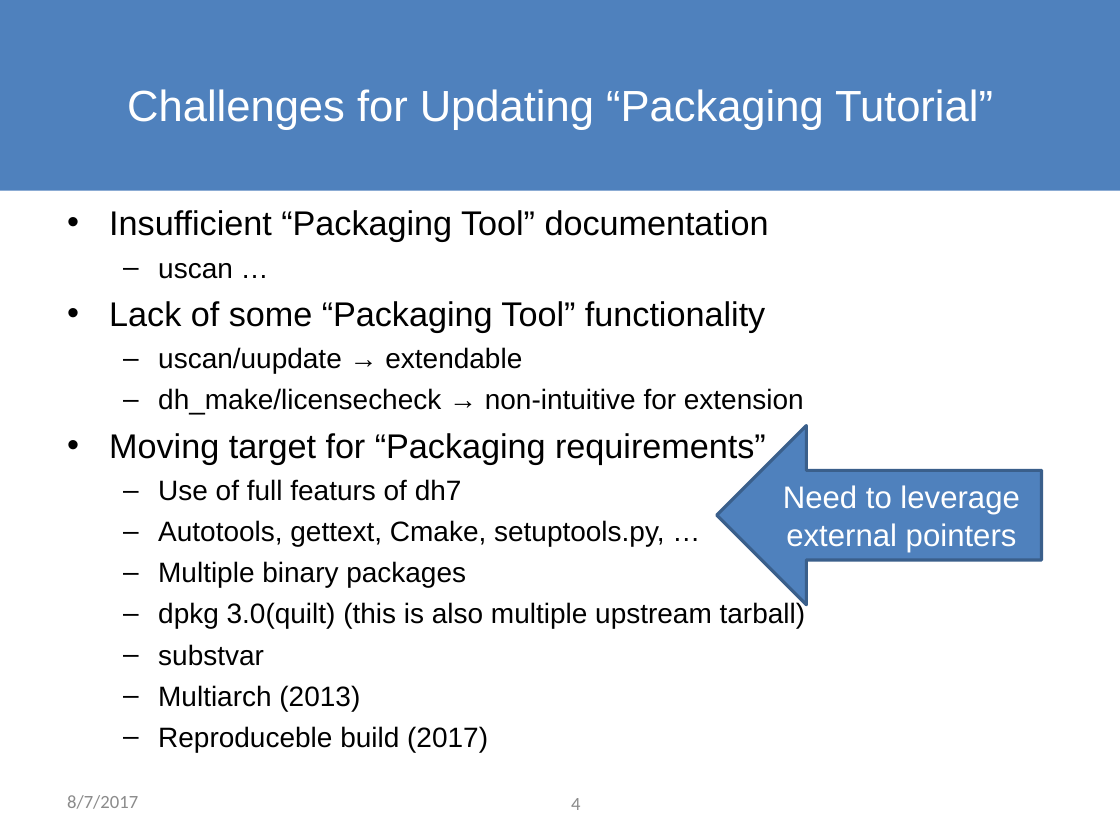
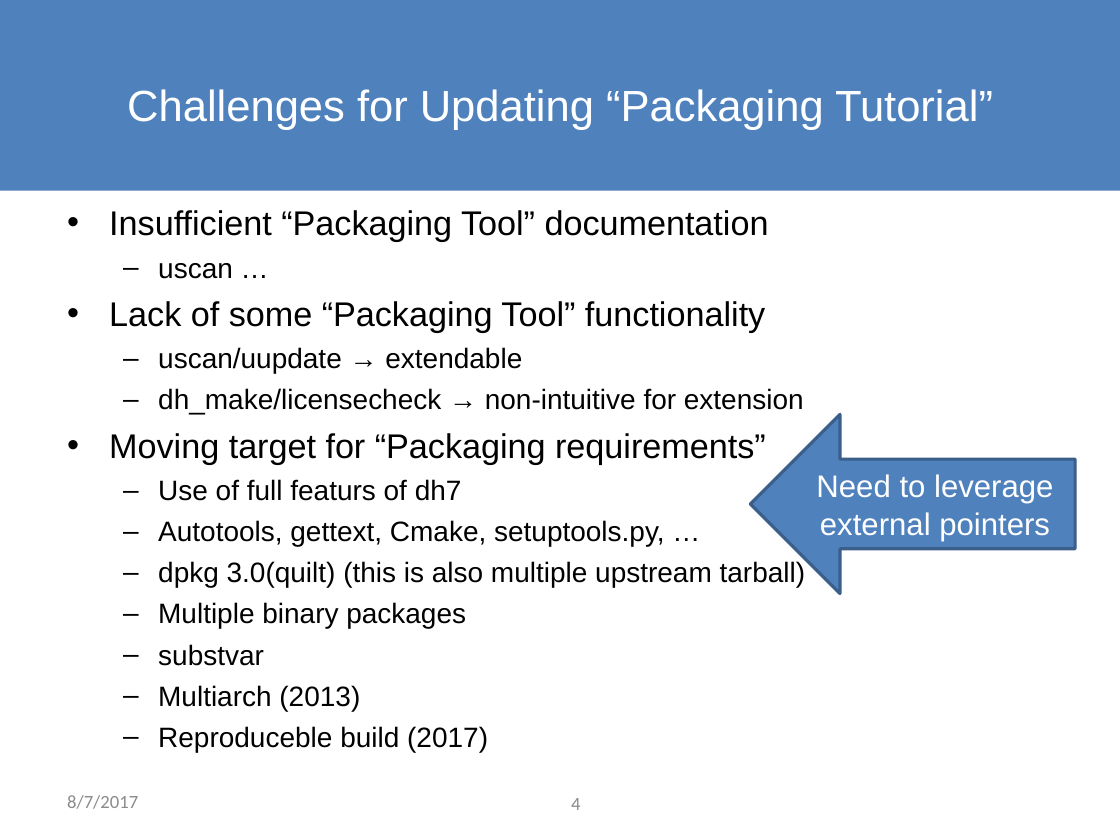
Before and after one commit to osamuaoki/Debconf17-MG-DEP-5, a slide deck: slide 4 of MG-DEP-5.odp. Drawn at 1120x840 pixels with LibreOffice and Linux fonts; fonts in the diff are those of the drawing; background and template pictures are left out. Boxes give left, top, right and bottom in pixels: in the first picture for what was removed or moved away, otherwise in the second. Text is boxed around its words. In the diff, an @@ line names an element or a change of style, - is before the commit and + after.

```diff
--- a/MG-DEP-5.odp
+++ b/MG-DEP-5.odp
@@ left arrow "Need to leverage external pointers": place and size @@
-left arrow "Need to leverage external pointers" at [717, 426, 1042, 605]
+left arrow "Need to leverage external pointers" at [750, 414, 1075, 594]
@@ text at [158, 561, 806, 588]: paragraph added @@
+  – dpkg 3.0(quilt) (this is also multiple upstream tarball)
@@ text at [158, 602, 806, 629]: paragraph removed @@
-  – dpkg 3.0(quilt) (this is also multiple upstream tarball)
```
Also in this commit, not shown: 1 other slide changed.
